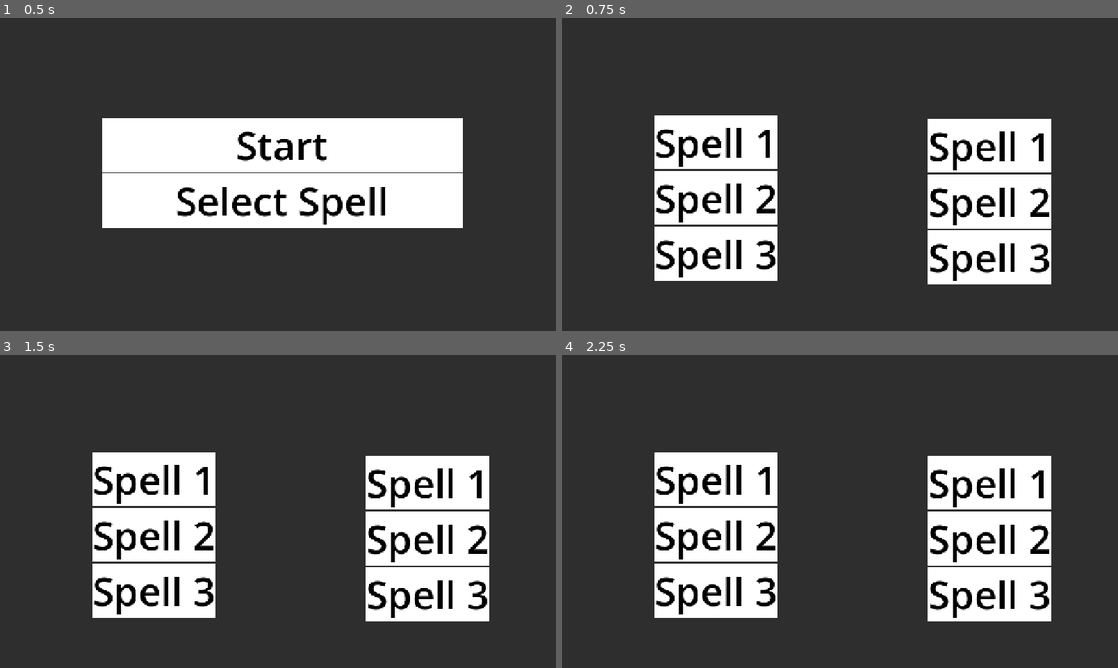
Above: before the commit, frames 1-4 (two rows, left to right).
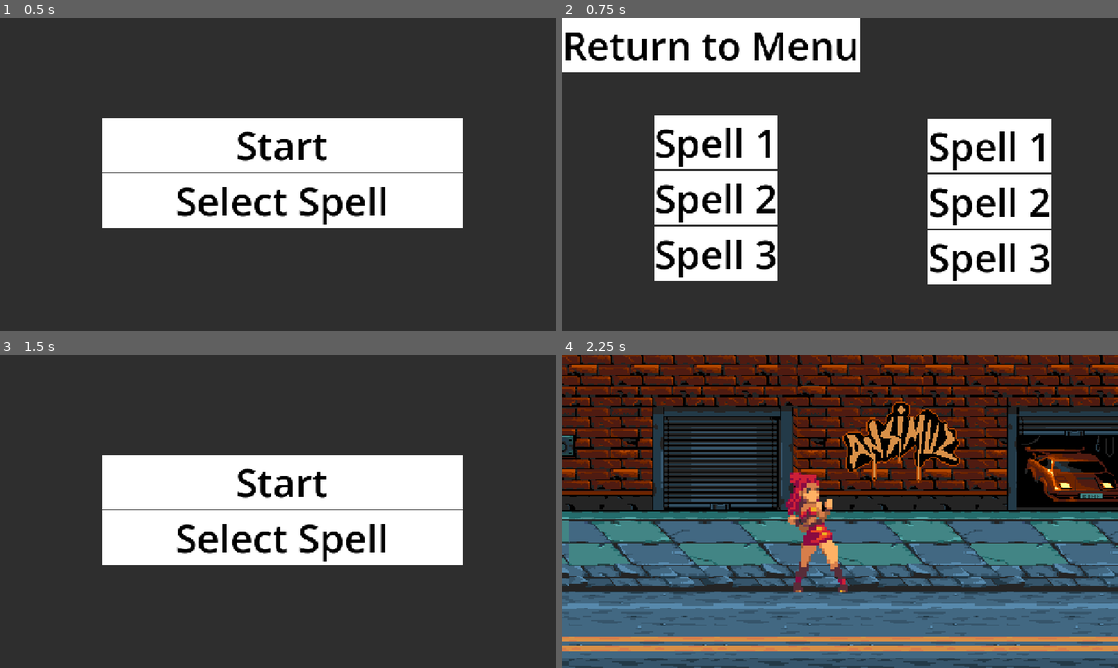
Above: after the commit, the same moments.

Repository: Luciferui/tldr
Game: Godot game, scene res://main_menu.tscn
Two runs of this game, one before a commit and one after it. Both use one fixed random seed, a clock stepped at 60 frames per second and the inputs below.
Inputs (mouse positions are in pixels of both pictures, inside the frame that each line leads up to):
- Up to frame 1 (0.5 s): no input
- Up to frame 2 (0.75 s): click "Select Spell" at 0.5 s
- Up to frame 3 (1.5 s): click (150, 383) at 1.25 s, where only the run after the commit has a clickable "Return to Menu"
- Up to frame 4 (2.25 s): click (845, 483) at 2 s, where only the run after the commit has a clickable "Start"

Frame 1 is identical in both runs. In frame 2, 9.2% of the frame differs, in the area x 0-54%, y 0-18%; in frame 3, 23%; in frame 4, 90%, in the area x 0-100%, y 0-100%.

Commit message:
Ajout bouton return to menu dans l'écran de choix des spells

Diff:
--- /dev/null
+++ b/spell_select_menu.gd
@@ -0,0 +1,15 @@
+extends Control
+
+
+# Called when the node enters the scene tree for the first time.
+func _ready() -> void:
+	pass # Replace with function body.
+
+
+# Called every frame. 'delta' is the elapsed time since the previous frame.
+func _process(delta: float) -> void:
+	pass
+
+
+func _on_main_menu_button_pressed() -> void:
+	get_tree().change_scene_to_file("res://main_menu.tscn")
--- a/spell_select_menu.tscn
+++ b/spell_select_menu.tscn
@@ -1,4 +1,9 @@
 [gd_scene format=3 uid="uid://4rmex6ue4y3j"]
+
+[ext_resource type="Script" uid="uid://cd5wp2cer48ib" path="res://spell_select_menu.gd" id="1_sodsc"]
+
+[sub_resource type="StyleBoxFlat" id="StyleBoxFlat_sodsc"]
+bg_color = Color(1, 1, 1, 1)
 
 [sub_resource type="StyleBoxFlat" id="StyleBoxFlat_6hf7k"]
 bg_color = Color(1, 1, 1, 1)
@@ -10,11 +15,22 @@
 anchor_bottom = 1.0
 grow_horizontal = 2
 grow_vertical = 2
+script = ExtResource("1_sodsc")
 
 [node name="Panel" type="Panel" parent="." unique_id=403686534]
 layout_mode = 0
 offset_right = 1291.0
 offset_bottom = 727.0
+
+[node name="MainMenuButton" type="Button" parent="." unique_id=1311359581]
+layout_mode = 0
+offset_right = 490.0
+offset_bottom = 124.0
+theme_override_colors/font_color = Color(0, 0, 0, 1)
+theme_override_font_sizes/font_size = 90
+theme_override_styles/normal = SubResource("StyleBoxFlat_sodsc")
+text = "Return to Menu"
+metadata/_edit_use_anchors_ = true
 
 [node name="VBoxContainer" type="VBoxContainer" parent="." unique_id=497915246]
 layout_mode = 0
@@ -77,3 +93,5 @@
 theme_override_styles/normal = SubResource("StyleBoxFlat_6hf7k")
 text = "Spell 3"
 metadata/_edit_use_anchors_ = true
+
+[connection signal="pressed" from="MainMenuButton" to="." method="_on_main_menu_button_pressed"]
Not shown, added: spell_select_menu.gd.uid
